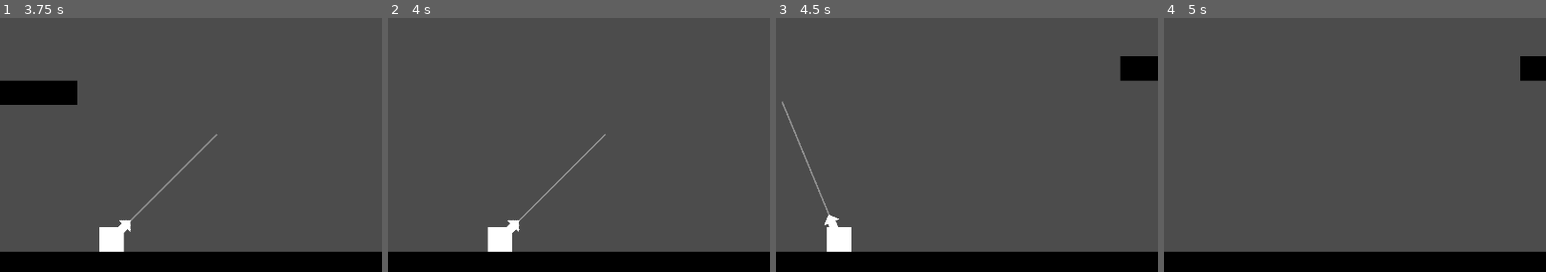
Above: before the commit, frames 1-4 (left to right).
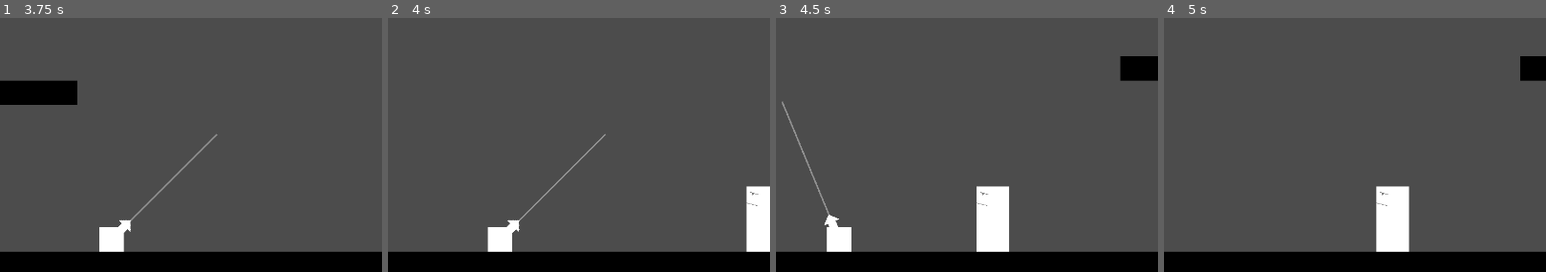
Above: after the commit, the same moments.

Repository: cjsweeten101/dws
Game: Godot game, scene res://Levels/TestingLevel.tscn
Two runs of this game, one before a commit and one after it. Both use one fixed random seed, a clock stepped at 60 frames per second and the inputs below.
Inputs:
- Up to frame 1 (3.75 s): tap Enter (action) at 0.5, 1.35, 2.85 s; hold Enter (action) 0.53-1.28 s; hold D (right) 0.53-2.03 s; hold A (left) 2.03-2.78 s; hold Enter (action) 2.03-2.78 s; hold D (right) from 2.78 s (still down); hold Enter (action) from 3.53 s (still down)
- Up to frame 2 (4 s): keep holding D (right); keep holding Enter (action)
- Up to frame 3 (4.5 s): release D (right) at 4.28 s; release Enter (action) at 4.28 s; hold A (left) from 4.28 s (still down); tap Enter (action) at 4.35 s
- Up to frame 4 (5 s): keep holding A (left)
The pictures show only the part of the screen within x 50-100%, y 50-100%; the shares and areas given below are measured in that part.

Frame 1 is identical in both runs. In frame 2, 1.6% of the frame differs, in the area x 93-100%, y 66-93%; in frame 3, 2.2%; in frame 4, 2.3%, in the area x 55-65%, y 66-93%.

Commit message:
soft throwy enters the fray

Diff:
--- /dev/null
+++ b/Enemies/SoftThrowy/SoftThrowy.tscn
@@ -0,0 +1,65 @@
+[gd_scene load_steps=7 format=2]
+
+[ext_resource path="res://SoftThrowy.gd" type="Script" id=1]
+[ext_resource path="res://Enemies/SoftThrowy/temp_softthrowy.png" type="Texture" id=2]
+[ext_resource path="res://Enemies/explosion_anim.tres" type="Animation" id=3]
+[ext_resource path="res://Enemies/explosion_temp.png" type="Texture" id=4]
+
+[sub_resource type="RectangleShape2D" id=1]
+
+custom_solver_bias = 0.0
+extents = Vector2( 32, 64 )
+
+[sub_resource type="RectangleShape2D" id=2]
+
+custom_solver_bias = 0.0
+extents = Vector2( 32, 64 )
+
+[node name="SoftThrowy" type="KinematicBody2D" index="0"]
+
+input_pickable = false
+collision_layer = 4
+collision_mask = 1
+collision/safe_margin = 0.08
+script = ExtResource( 1 )
+_sections_unfolded = [ "Collision" ]
+
+[node name="Sprite" type="Sprite" parent="." index="0"]
+
+texture = ExtResource( 2 )
+
+[node name="CollisionShape2D" type="CollisionShape2D" parent="." index="1"]
+
+shape = SubResource( 1 )
+
+[node name="HurtBox" type="Area2D" parent="." index="2"]
+
+input_pickable = true
+gravity_vec = Vector2( 0, 1 )
+gravity = 98.0
+linear_damp = 0.1
+angular_damp = 1.0
+audio_bus_override = false
+audio_bus_name = "Master"
+
+[node name="CollisionShape2D" type="CollisionShape2D" parent="HurtBox" index="0"]
+
+shape = SubResource( 2 )
+
+[node name="AnimationPlayer" type="AnimationPlayer" parent="." index="3"]
+
+root_node = NodePath("..")
+autoplay = ""
+playback_process_mode = 1
+playback_default_blend_time = 0.0
+playback_speed = 1.0
+anims/explosion_anim = ExtResource( 3 )
+blend_times = [  ]
+
+[node name="ExplosionSprite" type="Sprite" parent="." index="4"]
+
+visible = false
+scale = Vector2( 1.5, 1.5 )
+texture = ExtResource( 4 )
+
+[connection signal="body_entered" from="HurtBox" to="." method="_on_HurtBox_body_entered"]
--- /dev/null
+++ b/Enemies/SoftThrowy/ThrowableBall.tscn
@@ -0,0 +1,25 @@
+[gd_scene load_steps=3 format=2]
+
+[ext_resource path="res://Enemies/temp_spiky_floaty.png" type="Texture" id=1]
+
+[sub_resource type="CircleShape2D" id=1]
+
+custom_solver_bias = 0.0
+radius = 31.1448
+
+[node name="ThrowableBall" type="KinematicBody2D"]
+
+input_pickable = false
+collision_layer = 1
+collision_mask = 1
+collision/safe_margin = 0.08
+
+[node name="Sprite" type="Sprite" parent="." index="0"]
+
+modulate = Color( 0.0507812, 0.0507812, 0.0507812, 1 )
+texture = ExtResource( 1 )
+_sections_unfolded = [ "Visibility" ]
+
+[node name="CollisionShape2D" type="CollisionShape2D" parent="." index="1"]
+
+shape = SubResource( 1 )
--- a/Enemies/SoftWalky.tscn
+++ b/Enemies/SoftWalky.tscn
@@ -15,7 +15,7 @@
 collision_mask = 1
 collision/safe_margin = 0.08
 script = ExtResource( 1 )
-_sections_unfolded = [ "Collision", "Transform" ]
+_sections_unfolded = [ "Collision", "Transform", "Z Index" ]
 
 [node name="Sprite" type="Sprite" parent="." index="0"]
 
@@ -45,6 +45,7 @@
 angular_damp = 1.0
 audio_bus_override = false
 audio_bus_name = "Master"
+_sections_unfolded = [ "Collision" ]
 
 [node name="CollisionPolygon2D2" type="CollisionPolygon2D" parent="HurtBox" index="0"]
 
--- a/Levels/TestingLevel.tscn
+++ b/Levels/TestingLevel.tscn
@@ -6,9 +6,10 @@
 [ext_resource path="res://UI/RootUI.tscn" type="PackedScene" id=4]
 [ext_resource path="res://Enemies/SoftWalky.tscn" type="PackedScene" id=5]
 [ext_resource path="res://Enemies/SpikyFloaty.tscn" type="PackedScene" id=6]
-[ext_resource path="res://Levels/WinZone.tscn" type="PackedScene" id=7]
+[ext_resource path="res://Enemies/SoftThrowy/SoftThrowy.tscn" type="PackedScene" id=7]
+[ext_resource path="res://Levels/WinZone.tscn" type="PackedScene" id=8]
 
-[node name="TestingLevel" type="Node2D" index="0"]
+[node name="TestingLevel" type="Node2D"]
 
 script = ExtResource( 1 )
 _sections_unfolded = [ "Transform" ]
@@ -151,7 +152,13 @@
 
 position = Vector2( 1726, 391 )
 
-[node name="WinZone" parent="." index="7" instance=ExtResource( 7 )]
+[node name="SoftThrowy" parent="Enemies" index="8" groups=[
+"soft",
+] instance=ExtResource( 7 )]
+
+position = Vector2( 2150, 896 )
+
+[node name="WinZone" parent="." index="7" instance=ExtResource( 8 )]
 
 position = Vector2( 4559, 480 )
 scale = Vector2( 1, 4.78125 )
--- a/Player/Player.tscn
+++ b/Player/Player.tscn
@@ -33,7 +33,7 @@
 collision_mask = 1
 collision/safe_margin = 0.08
 script = ExtResource( 1 )
-_sections_unfolded = [ "Collision", "Transform", "Visibility" ]
+_sections_unfolded = [ "Collision", "Visibility" ]
 
 [node name="PlayerSprite" type="Sprite" parent="." index="0"]
 
@@ -136,6 +136,7 @@
 angular_damp = 1.0
 audio_bus_override = false
 audio_bus_name = "Master"
+_sections_unfolded = [ "Collision" ]
 
 [node name="CollisionShape2D" type="CollisionShape2D" parent="HurtBox" index="0"]
 
--- /dev/null
+++ b/SoftThrowy.gd
@@ -0,0 +1,29 @@
+extends KinematicBody2D
+
+# class member variables go here, for example:
+# var a = 2
+# var b = "textvar"
+var direction = 1
+
+func _ready():
+	# Called when the node is added to the scene for the first time.
+	# Initialization here
+	pass
+
+#func _process(delta):
+#	# Called every frame. Delta is time since last frame.
+#	# Update game logic here.
+#	pass
+
+func turn_around():
+	self.scale.x *= -1
+	direction *= -1
+
+func _on_HurtBox_body_entered(body):
+	if body.is_in_group("player"):
+		if body.is_grappled():
+			body.remove_health(1)
+
+func hit():
+	print('trying to hit')
+	$AnimationPlayer.play("explosion_anim")
Binary file added: Enemies/SoftThrowy/temp_softthrowy.png
Not shown, added: Enemies/SoftThrowy/temp_softthrowy.png.import
Not shown: 1 places in Levels/TestingLevel.tscn that only renumber resources
